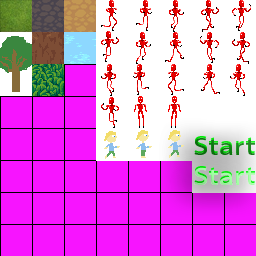
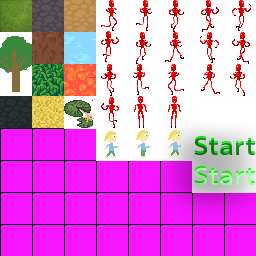
Comparing the layer stacks of the two 256x256 images. Changes:
added layer "Layer 30" in group "Entitys" over [64, 100, 94, 128]
added layer "Layer 29" in group "Entitys" over [32, 96, 64, 128]
added layer "Layer 28" in group "Entitys" over [0, 96, 32, 128]
added layer "Layer 27" in group "Entitys" over [64, 64, 96, 96]
painted on "Layer 6" over [64, 96, 96, 129]
